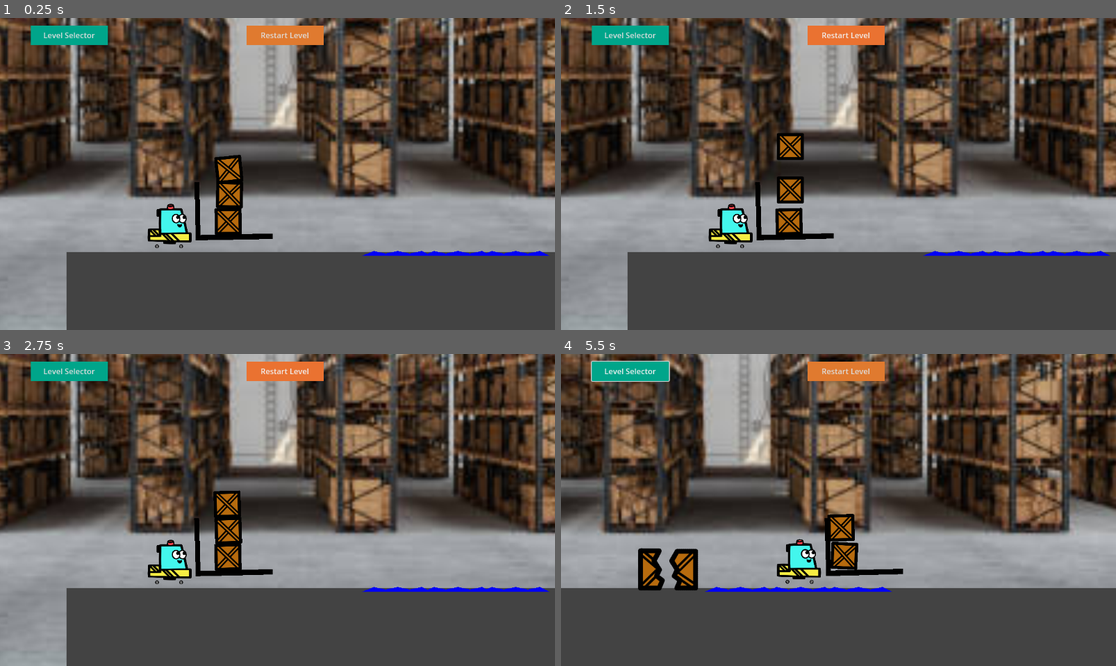
Above: before the commit, frames 1-4 (two rows, left to right).
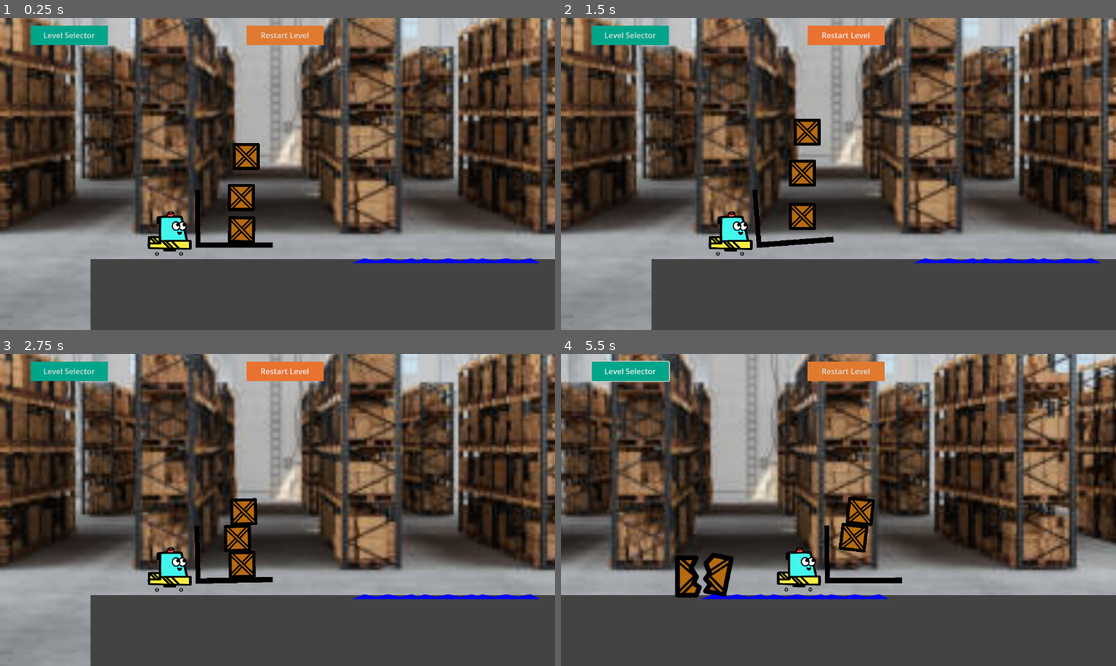
Above: after the commit, the same moments.

Repository: CourtlandCrouchet/OneTrip
Game: Godot game, scene res://Scenes/Levels/level_5.tscn
Two runs of this game, one before a commit and one after it. Both use one fixed random seed, a clock stepped at 60 frames per second and the inputs below. This scene is started directly instead of the project's main scene.
Inputs (mouse positions are in pixels of both pictures, inside the frame that each line leads up to):
- Up to frame 1 (0.25 s): no input
- Up to frame 2 (1.5 s): click "Restart Level" at 0.5 s; click "Restart Level" at 1.25 s
- Up to frame 3 (2.75 s): click "Restart Level" at 2 s
- Up to frame 4 (5.5 s): click "Level Selector" at 2.75 s; tap Enter at 3.5 s; move the mouse to (960, 494) at 3.52 s; hold Right (move_right) 3.53-4.25 s; click (960, 494) at 3.67 s; drag from (727, 525) to (810, 572) at 4.27 s; move the mouse to (894, 441) at 5.02 s; hold Right (move_right) from 5.03 s (still down)

The runs differ from the first frame. In frame 1, 55% of the frame differs, in the area x 0-100%, y 0-100%; in frame 2, 55%; in frame 3, 55%; in frame 4, 56%, in the area x 0-100%, y 0-79%.

Commit message:
Improve Level 5

Diff:
--- a/Scenes/Levels/level_5.tscn
+++ b/Scenes/Levels/level_5.tscn
@@ -8,32 +8,32 @@
 [node name="Level" instance=ExtResource("1_v51p7")]
 
 [node name="Polygon2D" parent="MileMarkers" index="0"]
-position = Vector2(-131, 32)
+position = Vector2(-124, 24)
 polygon = PackedVector2Array(312, -48, 320, -48, 320, -8, 312, -8, 312, -23.2348)
 
 [node name="Polygon2D2" parent="MileMarkers" index="1"]
-position = Vector2(-57, 32)
+position = Vector2(-56, 24)
 polygon = PackedVector2Array(312, -48, 320, -48, 320, -8, 312, -8, 312, -25.5505)
 
 [node name="Polygon2D3" parent="MileMarkers" index="2"]
-position = Vector2(14, 33)
+position = Vector2(15, 23)
 
 [node name="Polygon2D4" parent="MileMarkers" index="3"]
 position = Vector2(96, 36)
 polygon = PackedVector2Array(312, -48, 320, -48, 320, -29.0806, 320, -8, 312, -8)
 
 [node name="Player" parent="." index="2"]
-position = Vector2(-163, 11)
+position = Vector2(-168, 0)
 
 [node name="Floor" parent="." index="3"]
-position = Vector2(-205, 24)
+position = Vector2(-200, 16)
 
 [node name="Floor2" parent="." index="4" instance=ExtResource("2_3fqw4")]
 position = Vector2(303, 28)
 scale = Vector2(0.45, 1)
 
 [node name="Box" parent="BoxController" index="0" instance=ExtResource("3_p17gj")]
-position = Vector2(-138, 5)
+position = Vector2(-136, -48)
 
 [node name="Box2" parent="BoxController" index="1" instance=ExtResource("3_p17gj")]
 position = Vector2(-138, -31)
@@ -45,7 +45,7 @@
 position = Vector2(496, 27)
 
 [node name="BumpyPatch" type="Node2D" parent="." index="7"]
-position = Vector2(-173, 2)
+position = Vector2(-182, -6)
 metadata/_edit_group_ = true
 
 [node name="Bumps" parent="BumpyPatch" index="0" instance=ExtResource("3_0e0j5")]
